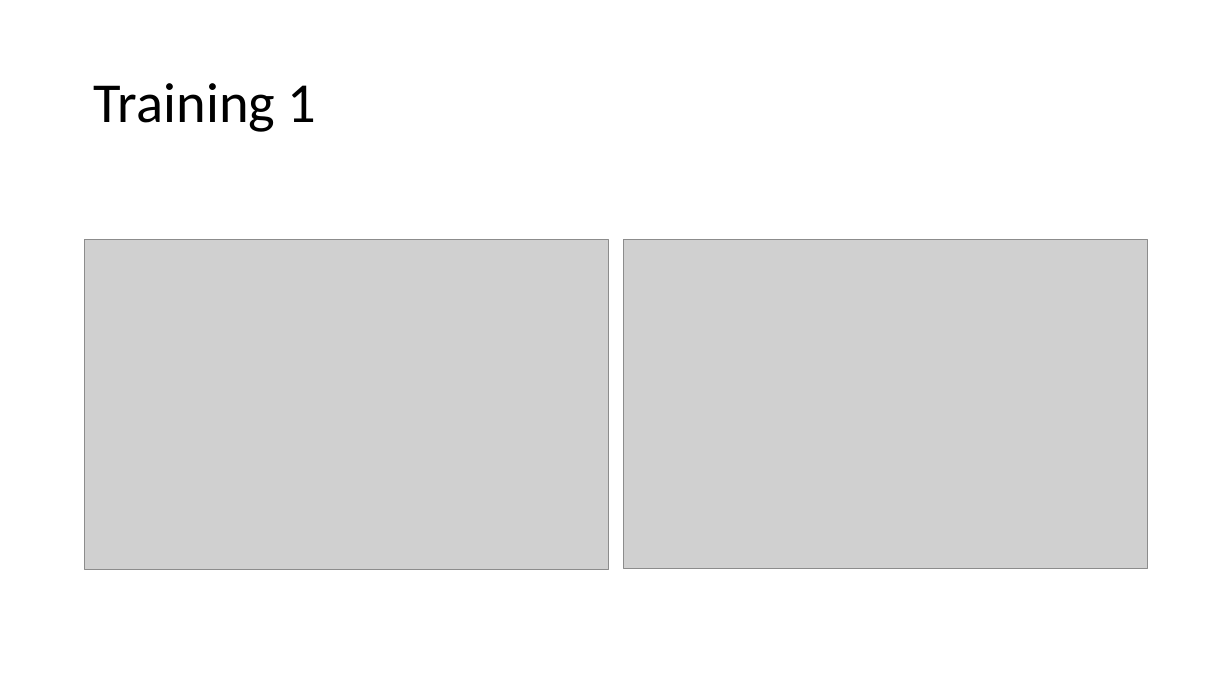
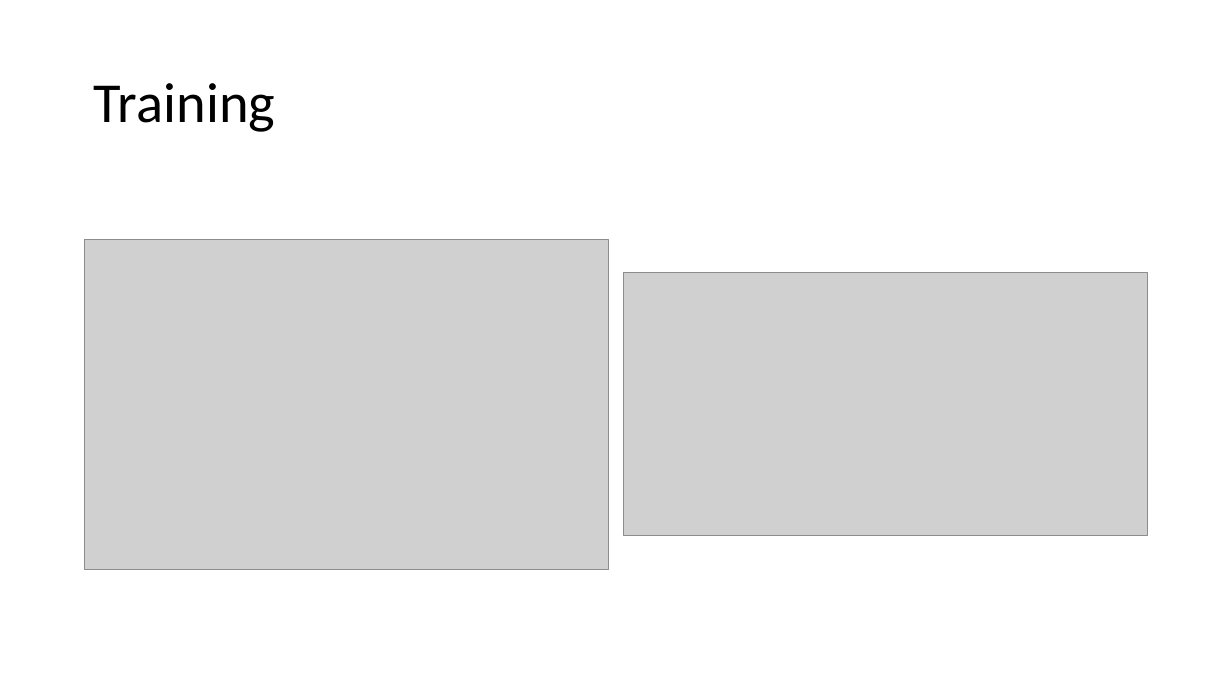
Before and after one commit to minar09/VGG16-PyTorch, a slide deck: slide 10 of report/Report_on_PyTorch_VGG16_training.pptx. Drawn at 1232x693 pixels with LibreOffice and Linux fonts; fonts in the diff are those of the drawing; grey boxes stand for pictures. Boxes give left, top, right and bottom in pixels: in the first picture for what was removed or moved away, otherwise in the second. Text is boxed around its words. In the diff, an @@ line names an element or a change of style, - is before the commit and + after.

```diff
--- a/report/Report_on_PyTorch_VGG16_training.pptx
+++ b/report/Report_on_PyTorch_VGG16_training.pptx
@@ title at [94,83,275,132]: text changed @@
-Training 1
+Training
@@ picture: place and size @@
-picture at [624,239,1148,568]
+picture at [624,273,1148,536]
```
Also in this commit, not shown: 4 other slides changed, 9 slides added, 8 slides removed, 11 other files.
